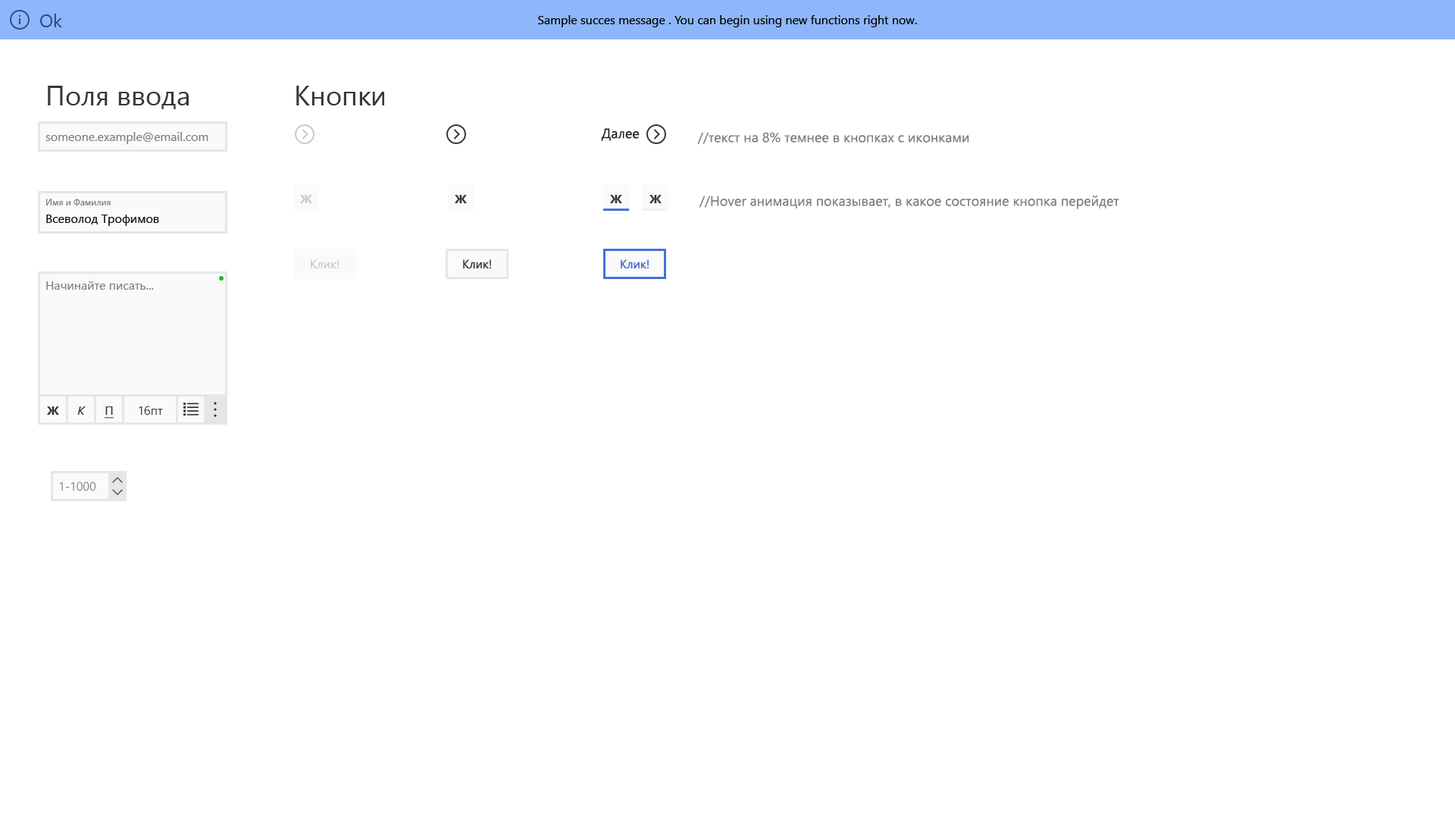
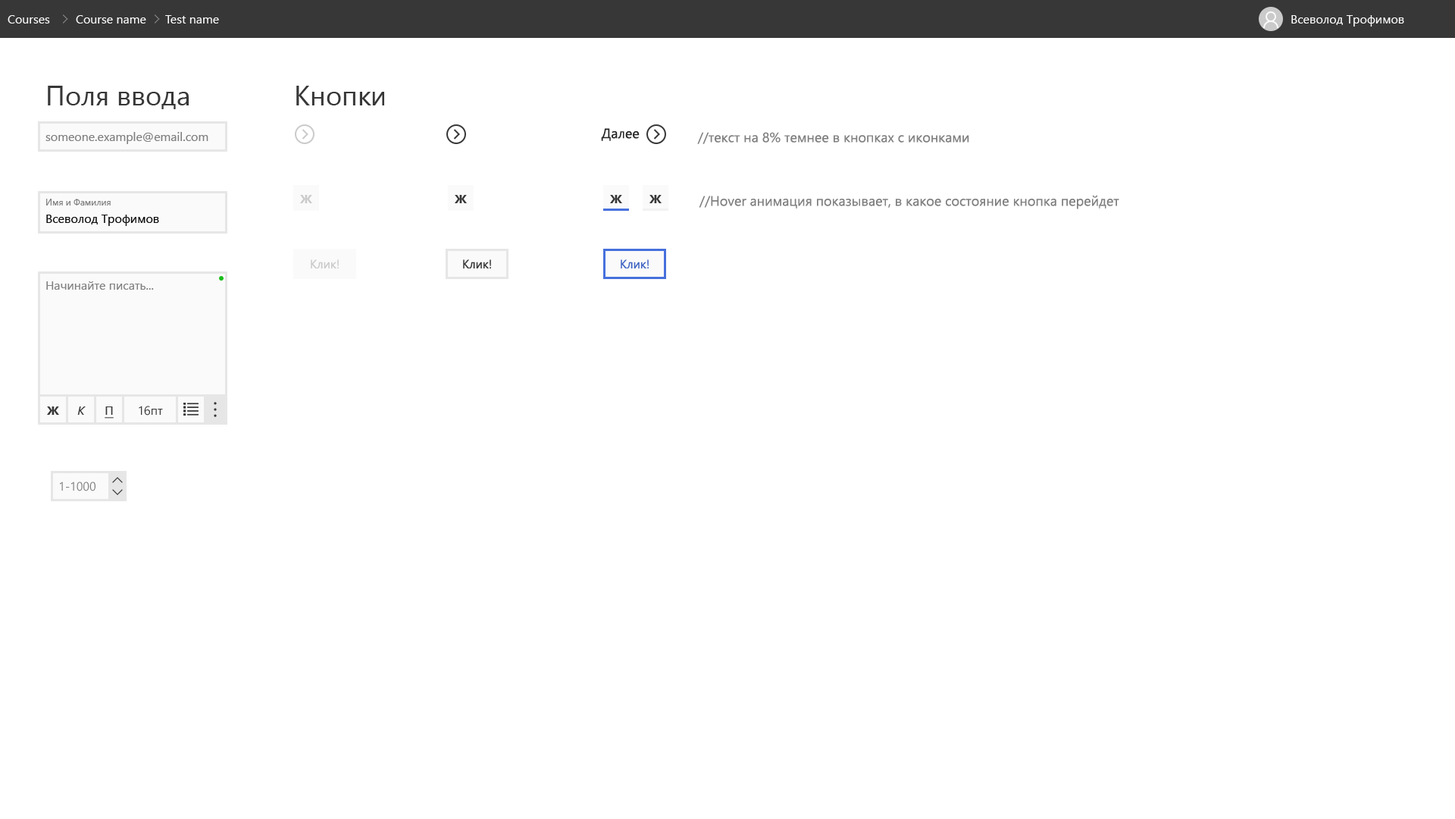
Layer changes from the first 1455×819 image to the second:
added group "Header" with 15 layers in group "UI elements" over [0, 0, 1455, 38]
added group "Breadcumbs" with 8 layers in group "Header" over [7, 14, 220, 24]
added group "L1" with 2 layers in group "Breadcumbs" over [7, 14, 69, 24]
added layer "Courses" in group "L1" over [7, 15, 51, 24]
added layer "angle_right" (1st of 2, in "UI elements" › "Header" › "Breadcumbs" › "L1") in group "L1" over [62, 14, 69, 24]
added group "L2" with 2 layers in group "Breadcumbs" over [75, 14, 160, 24]
added layer "Course name" in group "L2" over [75, 15, 147, 24]
added layer "angle_right" (2nd of 2, in "UI elements" › "Header" › "Breadcumbs" › "L2") in group "L2" over [154, 14, 160, 24]
added group "L3" with 1 layers in group "Breadcumbs" over [165, 15, 220, 24]
added layer "Test name" in group "L3" over [165, 15, 220, 24]
added group "User" with 4 layers in group "Header" over [1259, 6, 1405, 32]
added layer "Name" in group "User" over [1291, 15, 1405, 27]
added group "Contacts" with 2 layers in group "User" over [1259, 6, 1284, 32]
added layer "contacts" in group "Contacts" over [1263, 11, 1279, 29]
added layer "Эллипс 1" in group "Contacts" over [1259, 6, 1284, 32]
added layer "BG" (1st of 15, in "UI elements" › "Header") in group "Header" over [0, 0, 1455, 38]
hid group "Notifications" (20 layers) over [0, 0, 1455, 40]
